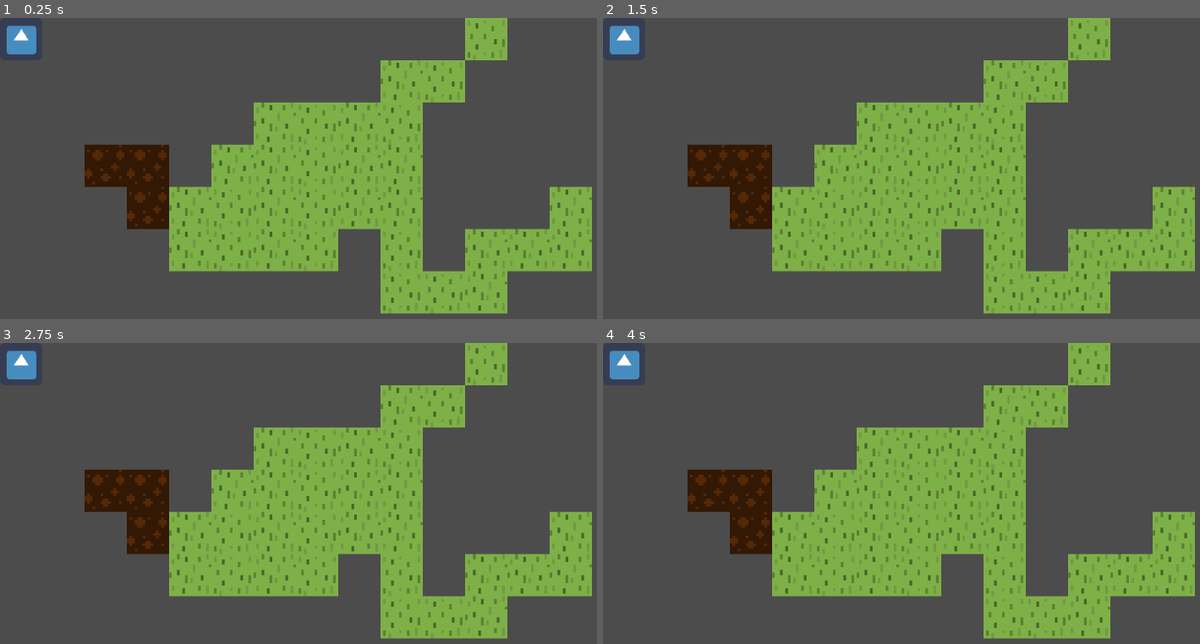
Above: before the commit, frames 1-4 (two rows, left to right).
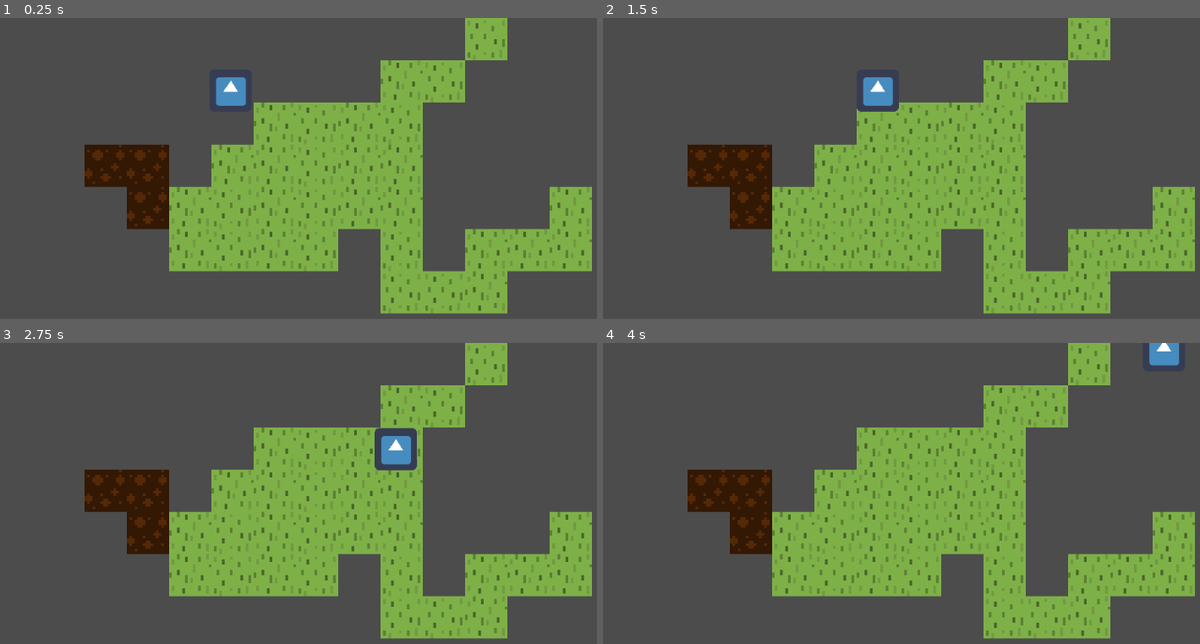
Above: after the commit, the same moments.

Repository: nalton-software/godot-fire-jam
Game: Godot game, scene res://scenes/Main.tscn
Same seed, same stepped clock (60 frames per second), same inputs: the game is played once before the commit and once after it. The engine's default icon, where the game draws it, is replaced by a stand-in: a white triangle on a blue panel in a dark square.
Inputs (mouse positions are in pixels of both pictures, inside the frame that each line leads up to):
- Up to frame 1 (0.25 s): no input
- Up to frame 2 (1.5 s): click (626, 39) at 0.52 s; tap Enter at 1.25 s; hold Right (ui_right) from 1.28 s (still down)
- Up to frame 3 (2.75 s): release Right (ui_right) at 2.03 s; hold Down (ui_down) from 2.03 s (still down)
- Up to frame 4 (4 s): tap Space at 2.75 s; release Down (ui_down) at 2.78 s; hold Right (ui_right) 2.78-3.53 s; hold Up (ui_up) from 3.53 s (still down)

The runs differ from the first frame. In frame 1, 1.0% of the frame differs, in the area x 1-42%, y 2-30%; in frame 2, 1.1%; in frame 3, 1.5%, in the area x 1-70%, y 2-43%; in frame 4, 0.9%.

Commit message:
added player movement

Diff:
--- a/project.godot
+++ b/project.godot
@@ -14,6 +14,37 @@
 run/main_scene="res://scenes/Main.tscn"
 config/icon="res://art/icon.svg"
 
+[input]
+
+ui_left={
+"deadzone": 0.5,
+"events": [ Object(InputEventKey,"resource_local_to_scene":false,"resource_name":"","device":0,"alt":false,"shift":false,"control":false,"meta":false,"command":false,"pressed":false,"scancode":16777231,"unicode":0,"echo":false,"script":null)
+, Object(InputEventJoypadButton,"resource_local_to_scene":false,"resource_name":"","device":0,"button_index":14,"pressure":0.0,"pressed":false,"script":null)
+, Object(InputEventKey,"resource_local_to_scene":false,"resource_name":"","device":0,"alt":false,"shift":false,"control":false,"meta":false,"command":false,"pressed":false,"scancode":65,"unicode":0,"echo":false,"script":null)
+ ]
+}
+ui_right={
+"deadzone": 0.5,
+"events": [ Object(InputEventKey,"resource_local_to_scene":false,"resource_name":"","device":0,"alt":false,"shift":false,"control":false,"meta":false,"command":false,"pressed":false,"scancode":16777233,"unicode":0,"echo":false,"script":null)
+, Object(InputEventJoypadButton,"resource_local_to_scene":false,"resource_name":"","device":0,"button_index":15,"pressure":0.0,"pressed":false,"script":null)
+, Object(InputEventKey,"resource_local_to_scene":false,"resource_name":"","device":0,"alt":false,"shift":false,"control":false,"meta":false,"command":false,"pressed":false,"scancode":68,"unicode":0,"echo":false,"script":null)
+ ]
+}
+ui_up={
+"deadzone": 0.5,
+"events": [ Object(InputEventKey,"resource_local_to_scene":false,"resource_name":"","device":0,"alt":false,"shift":false,"control":false,"meta":false,"command":false,"pressed":false,"scancode":16777232,"unicode":0,"echo":false,"script":null)
+, Object(InputEventJoypadButton,"resource_local_to_scene":false,"resource_name":"","device":0,"button_index":12,"pressure":0.0,"pressed":false,"script":null)
+, Object(InputEventKey,"resource_local_to_scene":false,"resource_name":"","device":0,"alt":false,"shift":false,"control":false,"meta":false,"command":false,"pressed":false,"scancode":87,"unicode":0,"echo":false,"script":null)
+ ]
+}
+ui_down={
+"deadzone": 0.5,
+"events": [ Object(InputEventKey,"resource_local_to_scene":false,"resource_name":"","device":0,"alt":false,"shift":false,"control":false,"meta":false,"command":false,"pressed":false,"scancode":16777234,"unicode":0,"echo":false,"script":null)
+, Object(InputEventJoypadButton,"resource_local_to_scene":false,"resource_name":"","device":0,"button_index":13,"pressure":0.0,"pressed":false,"script":null)
+, Object(InputEventKey,"resource_local_to_scene":false,"resource_name":"","device":0,"alt":false,"shift":false,"control":false,"meta":false,"command":false,"pressed":false,"scancode":83,"unicode":0,"echo":false,"script":null)
+ ]
+}
+
 [physics]
 
 common/enable_pause_aware_picking=true
--- a/scenes/HUD.tscn
+++ b/scenes/HUD.tscn
@@ -1,13 +1,3 @@
-[gd_scene load_steps=2 format=2]
-
-[ext_resource path="res://art/godot.png" type="Texture" id=1]
+[gd_scene format=2]
 
 [node name="HUD" type="CanvasLayer"]
-
-[node name="TextureButton" type="TextureButton" parent="."]
-margin_right = 40.0
-margin_bottom = 40.0
-texture_normal = ExtResource( 1 )
-__meta__ = {
-"_edit_use_anchors_": false
-}
--- a/scenes/Main.tscn
+++ b/scenes/Main.tscn
@@ -1,7 +1,8 @@
-[gd_scene load_steps=3 format=2]
+[gd_scene load_steps=4 format=2]
 
 [ext_resource path="res://resources/tileset.tres" type="TileSet" id=1]
 [ext_resource path="res://scenes/HUD.tscn" type="PackedScene" id=2]
+[ext_resource path="res://scenes/Player.tscn" type="PackedScene" id=3]
 
 [node name="Main" type="Node2D"]
 
@@ -30,5 +31,10 @@
 tile_set = ExtResource( 1 )
 cell_size = Vector2( 16, 16 )
 format = 1
+tile_data = PoolIntArray( 1, 1, 0, 65536, 1, 0 )
 
 [node name="HUD" parent="." instance=ExtResource( 2 )]
+
+[node name="Player" parent="." instance=ExtResource( 3 )]
+position = Vector2( 349.086, 110.001 )
+speed = 20000.0
--- a/scenes/Player.tscn
+++ b/scenes/Player.tscn
@@ -1,13 +1,16 @@
-[gd_scene load_steps=3 format=2]
+[gd_scene load_steps=4 format=2]
 
 [ext_resource path="res://scripts/Player.gd" type="Script" id=1]
+[ext_resource path="res://art/godot.png" type="Texture" id=2]
 
-[sub_resource type="CapsuleShape2D" id=1]
-radius = 21.9424
-height = 35.1147
+[sub_resource type="RectangleShape2D" id=1]
+extents = Vector2( 27.5, 31 )
 
 [node name="Player" type="KinematicBody2D"]
 script = ExtResource( 1 )
 
 [node name="CollisionShape2D" type="CollisionShape2D" parent="."]
 shape = SubResource( 1 )
+
+[node name="Sprite" type="Sprite" parent="."]
+texture = ExtResource( 2 )
--- a/scripts/Player.gd
+++ b/scripts/Player.gd
@@ -1,4 +1,11 @@
 extends KinematicBody2D
 
+export var speed := 10.0
+
 func _physics_process(delta):
-	move_and_collide()
+	var direction := Vector2.ZERO
+	direction.x = int(Input.is_action_pressed("ui_right")) - int(Input.is_action_pressed("ui_left"))
+	direction.y = int(Input.is_action_pressed("ui_down")) - int(Input.is_action_pressed("ui_up"))
+	direction = direction.normalized()
+
+	move_and_slide(direction * speed * delta)
